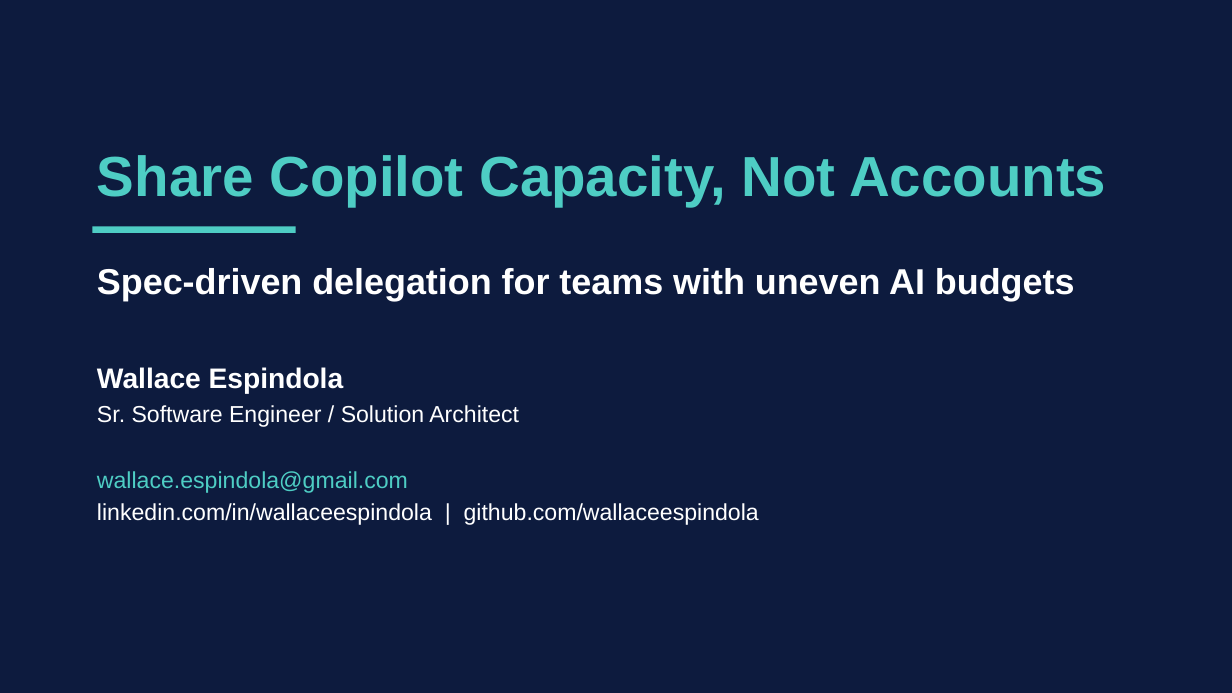
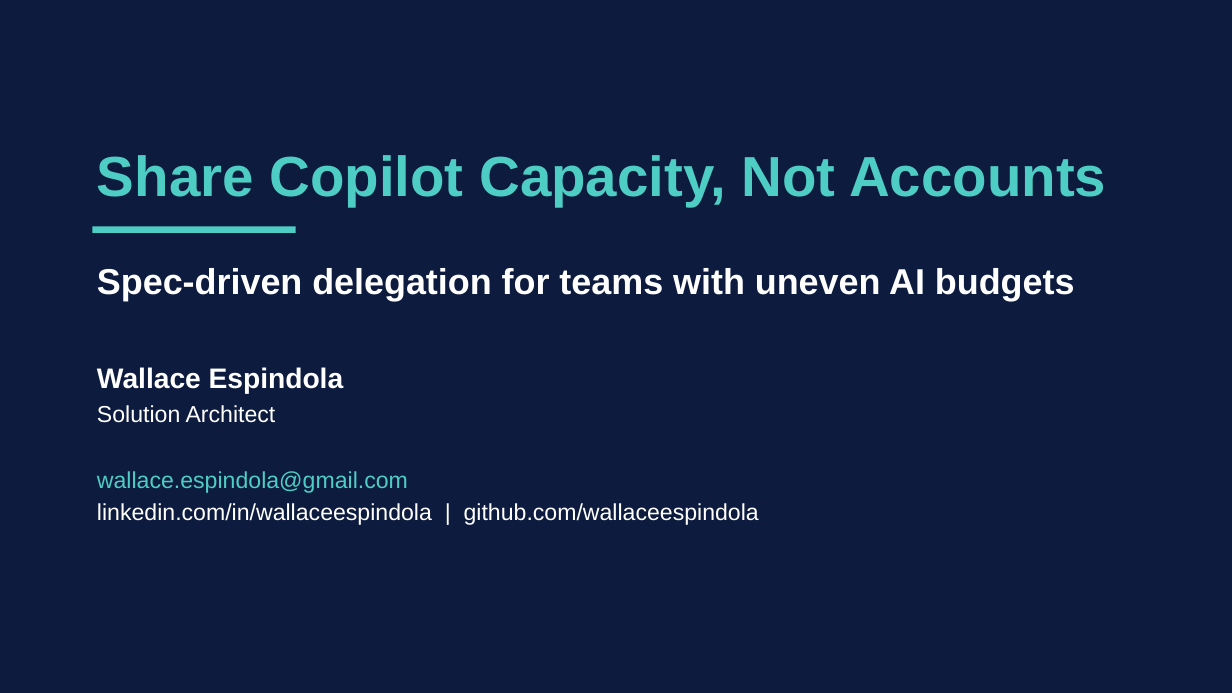
Before and after one commit to wallaceespindola/share-tokens-using-spec-driven-dev, a slide deck: slide 1 of docs/presentations/share-copilot-capacity.pptx. Drawn at 1232x693 pixels with LibreOffice and Linux fonts; fonts in the diff are those of the drawing. Boxes give left, top, right and bottom in pixels: in the first picture for what was removed or moved away, otherwise in the second. Text is boxed around its words. In the diff, an @@ line names an element or a change of style, - is before the commit and + after.

Commit message:
Add Solution Architect title to every author line
The README, PRD, Medium byline and slide deck named the author without
the Solution Architect title used in the other articles.

```diff
--- a/docs/presentations/share-copilot-capacity.pptx
+++ b/docs/presentations/share-copilot-capacity.pptx
@@ text at bbox=[97, 405, 276, 423]: text changed @@
-Sr. Software Engineer / Solution Architect
+Solution Architect
```
Also in this commit, not shown: 1 other slide changed, 7 other files.
